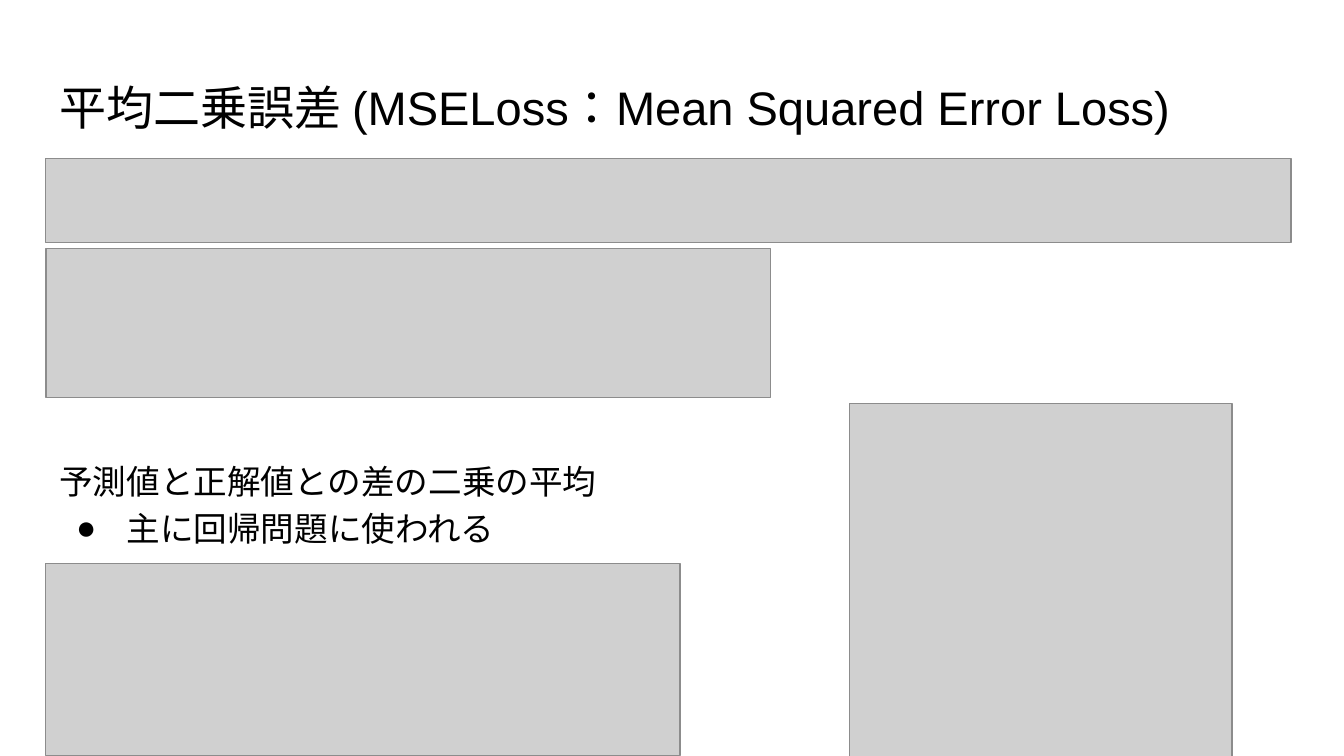
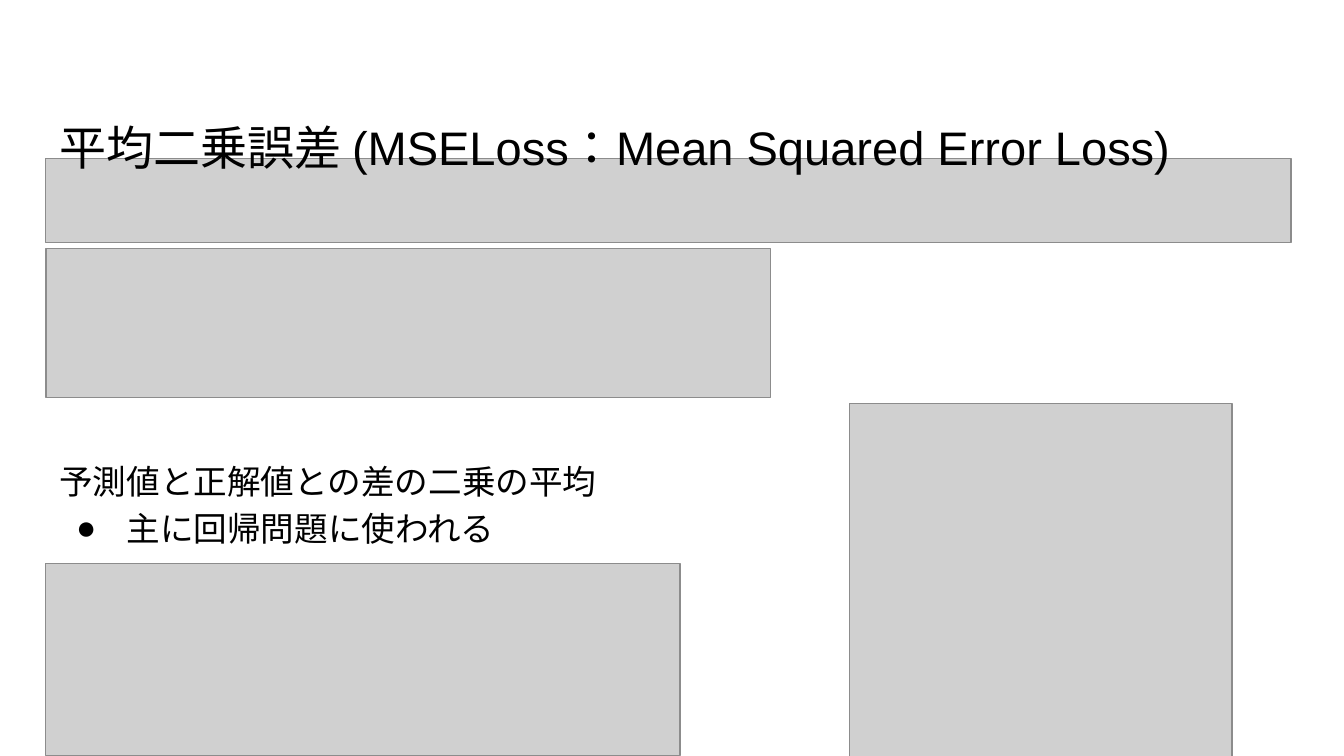
Before and after one commit to shun74/pytorch-training, a slide deck: slide 6 of slides/08/PyTorch講座8.pptx. Drawn at 1344x756 pixels with LibreOffice and Linux fonts; fonts in the diff are those of the drawing; grey boxes stand for pictures. Boxes give left, top, right and bottom in pixels: in the first picture for what was removed or moved away, otherwise in the second. Text is boxed around its words. In the diff, an @@ line names an element or a change of style, - is before the commit and + after.

```diff
--- a/slides/08/PyTorch講座8.pptx
+++ b/slides/08/PyTorch講座8.pptx
@@ title "平均二乗誤差 (MSELoss：Mean Squared Error Loss)" at (x1=59, y1=117, x2=1170, y2=174): line spacing 1 to 1.7; more space between paragraphs @@
```
Also in this commit, not shown: 3 other slides changed, 1 other file.
